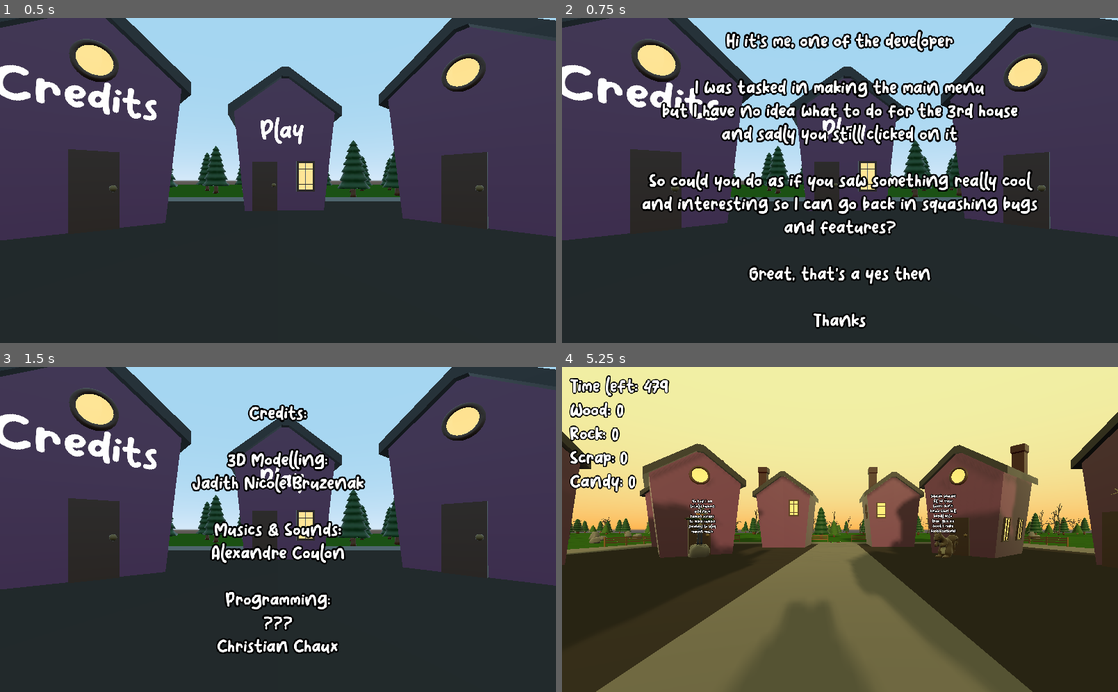
Above: before the commit, frames 1-4 (two rows, left to right).
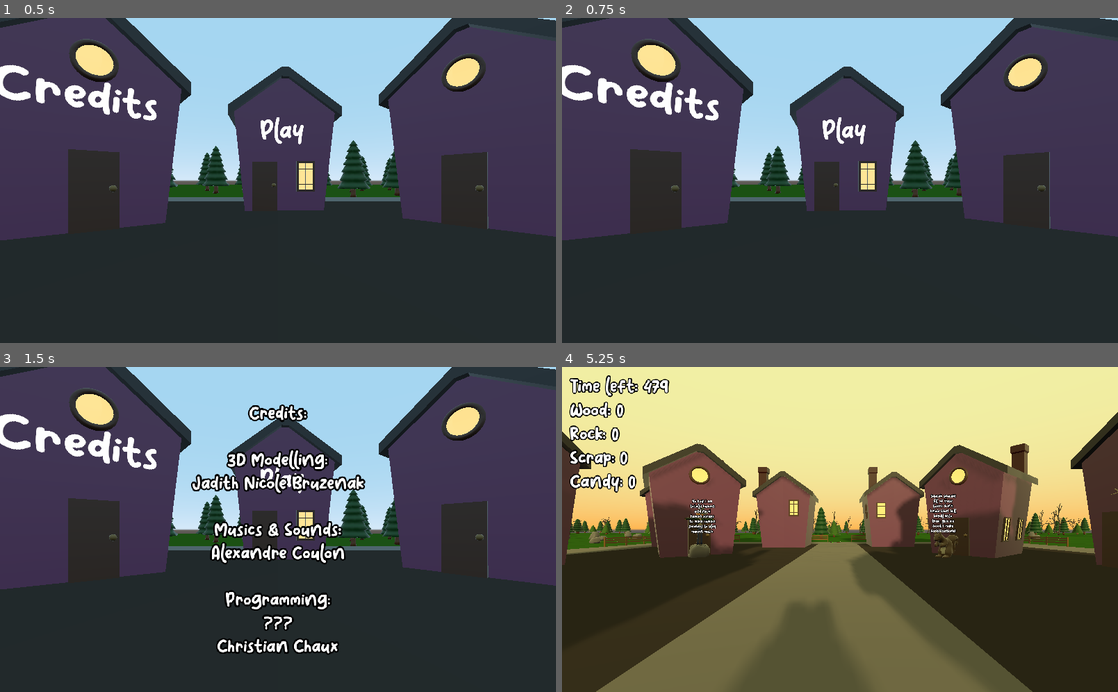
Above: after the commit, the same moments.

Repository: Xwilarg/BearJam
Game: Godot game, scene res://Scenes/MainMenu.tscn
The game is run twice, just before and just after one commit, with the same random seed, the same clock (stepped at 60 frames per second) and the same inputs.
Inputs (mouse positions are in pixels of both pictures, inside the frame that each line leads up to):
- Up to frame 1 (0.5 s): no input
- Up to frame 2 (0.75 s): tap Enter at 0.5 s; move the mouse to (962, 164) at 0.52 s; hold D (right) from 0.53 s (still down); tap K (Line_2) at 0.6 s; click (962, 164) at 0.67 s
- Up to frame 3 (1.5 s): tap Space (action_spacebar) at 1.25 s; move the mouse to (166, 545) at 1.27 s; release D (right) at 1.28 s; hold S (backward) from 1.28 s (still down); tap L (Line_3) at 1.35 s; click (166, 545) at 1.42 s
- Up to frame 4 (5.25 s): tap Enter at 2, 3.5 s; move the mouse to (895, 458) at 2.02 s; release S (backward) at 2.03 s; hold D (right) 2.03-2.78 s; hold Space (action_spacebar) 2.03-2.78 s; click (895, 458) at 2.17 s; move the mouse to (812, 594) at 2.77 s; hold W (forward) 2.78-3.53 s; tap K (Line_2) at 2.85, 5.1 s; click (812, 594) at 2.92 s; move the mouse to (1006, 578) at 3.52 s; hold A (left) 3.53-5.03 s; tap L (Line_3) at 3.6 s; click (1006, 578) at 3.67 s; tap Space (action_spacebar) at 4.25, 4.35 s; move the mouse to (673, 480) at 4.27 s; click (673, 480) at 4.42 s; move the mouse to (867, 529) at 5.02 s; hold S (backward) from 5.03 s (still down); click (867, 529) at 5.17 s

Frame 1 is identical in both runs. In frame 2, 14% of the frame differs, in the area x 14-86%, y 3-96%; in frame 3, less than 0.1%; in frame 4, less than 0.1%.
Error after the commit: Invalid set index 'visible' (on base: 'null instance') with value of type 'bool'. (res://Scripts/MainMenu.gd:20)

Commit message:
Add secret URL

Diff:
--- a/Scenes/MainMenu.tscn
+++ b/Scenes/MainMenu.tscn
@@ -175,24 +175,3 @@
 Christian Chaux"
 align = 1
 valign = 1
-
-[node name="Secret" type="Label" parent="Credits"]
-visible = false
-anchor_right = 1.0
-anchor_bottom = 1.0
-custom_fonts/font = SubResource( 12 )
-text = "Hi it's me, one of the developer
-
-I was tasked in making the main menu
-but I have no idea what to do for the 3rd house
-and sadly you still clicked on it
-
-So could you do as if you saw something really cool
-and interesting so I can go back in squashing bugs
-and features?
-
-Great, that's a yes then
-
-Thanks"
-align = 1
-valign = 1
--- a/Scripts/MainMenu.gd
+++ b/Scripts/MainMenu.gd
@@ -19,5 +19,4 @@
 				$Credits/Text.visible = !$Credits/Text.visible
 				$Credits/Secret.visible = false
 			elif name == "Secret":
-				$Credits/Secret.visible = !$Credits/Secret.visible
-				$Credits/Text.visible = false
+				OS.shell_open("https://youtu.be/dQw4w9WgXcQ")
